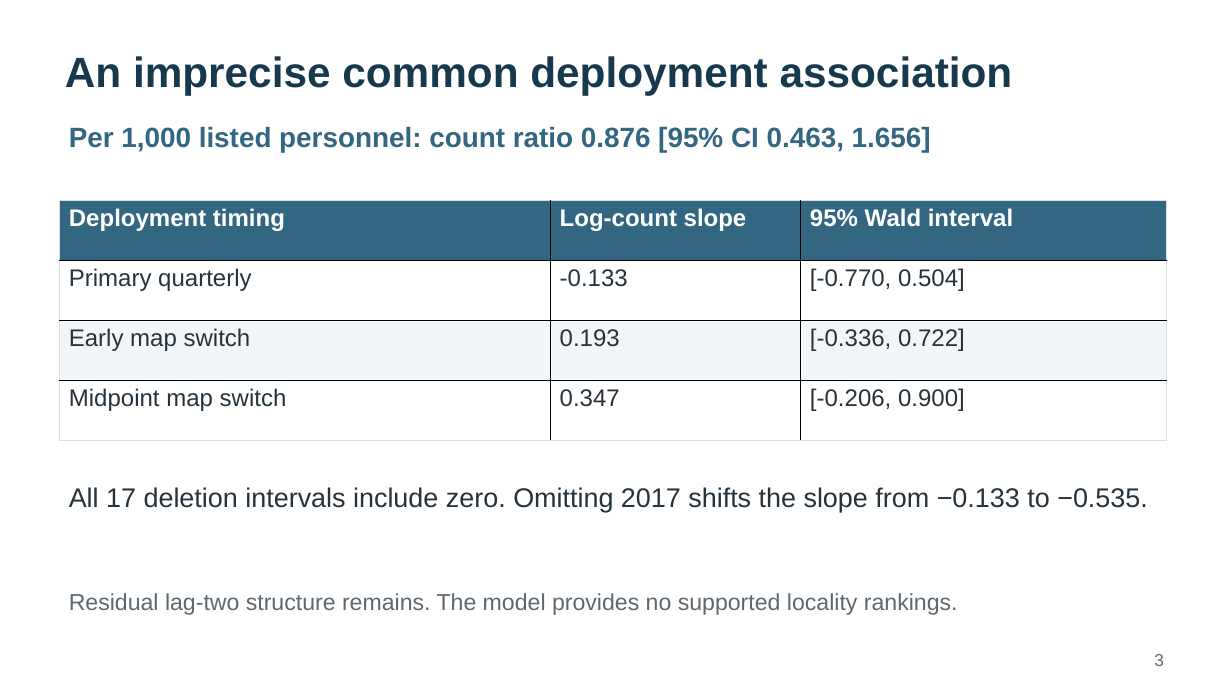
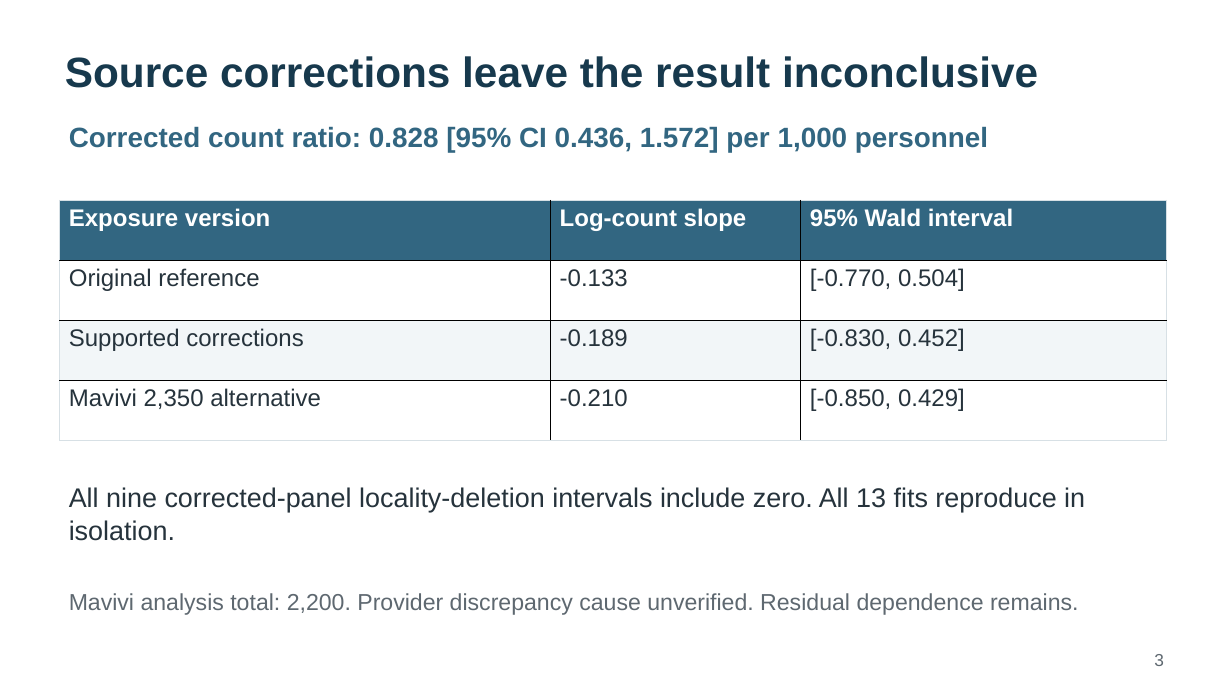
Before and after one commit to LystadJS/UN-Peacekeeping, a slide deck: slide 3 of portfolio/scott_discussion.pptx. Drawn at 1232x693 pixels with LibreOffice and Linux fonts; fonts in the diff are those of the drawing. Boxes give left, top, right and bottom in pixels: in the first picture for what was removed or moved away, otherwise in the second. Text is boxed around its words. In the diff, an @@ line names an element or a change of style, - is before the commit and + after.

Commit message:
Refresh research portfolio with corrected-panel findings and limits

```diff
--- a/portfolio/scott_discussion.pptx
+++ b/portfolio/scott_discussion.pptx
@@ text at <box>65,56,1038,88</box>: text changed @@
-An imprecise common deployment association
+Source corrections leave the result inconclusive
@@ text at <box>69,126,988,153</box>: text changed @@
-Per 1,000 listed personnel: count ratio 0.876 [95% CI 0.463, 1.656]
+Corrected count ratio: 0.828 [95% CI 0.436, 1.572] per 1,000 personnel
@@ table at <box>60,201,1167,441</box> @@
-row 1, column 1: Deployment timing
+row 1, column 1: Exposure version
-row 2, column 1: Primary quarterly
+row 2, column 1: Original reference
-row 3: Early map switch | 0.193 | [-0.336, 0.722]
+row 3: Supported corrections | -0.189 | [-0.830, 0.452]
-row 4: Midpoint map switch | 0.347 | [-0.206, 0.900]
+row 4: Mavivi 2,350 alternative | -0.210 | [-0.850, 0.429]
@@ text at <box>69,487,1085,541</box>: text changed @@
-All 17 deletion intervals include zero. Omitting 2017 shifts the slope from −0.133 to −0.535.
+All nine corrected-panel locality-deletion intervals include zero. All 13 fits reproduce in isolation.
@@ text at <box>69,593,1079,615</box>: text changed @@
-Residual lag-two structure remains. The model provides no supported locality rankings.
+Mavivi analysis total: 2,200. Provider discrepancy cause unverified. Residual dependence remains.
```
Also in this commit, not shown: 4 other slides changed, 40 other files.
